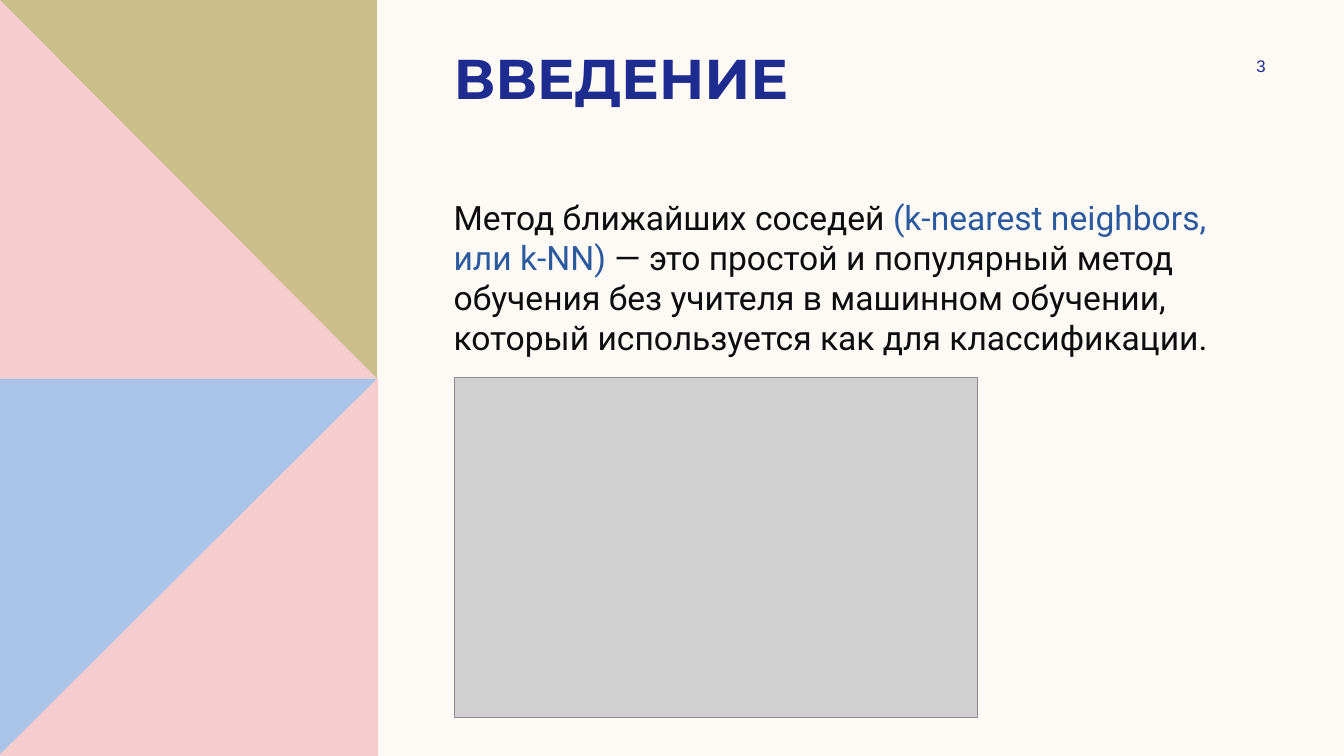
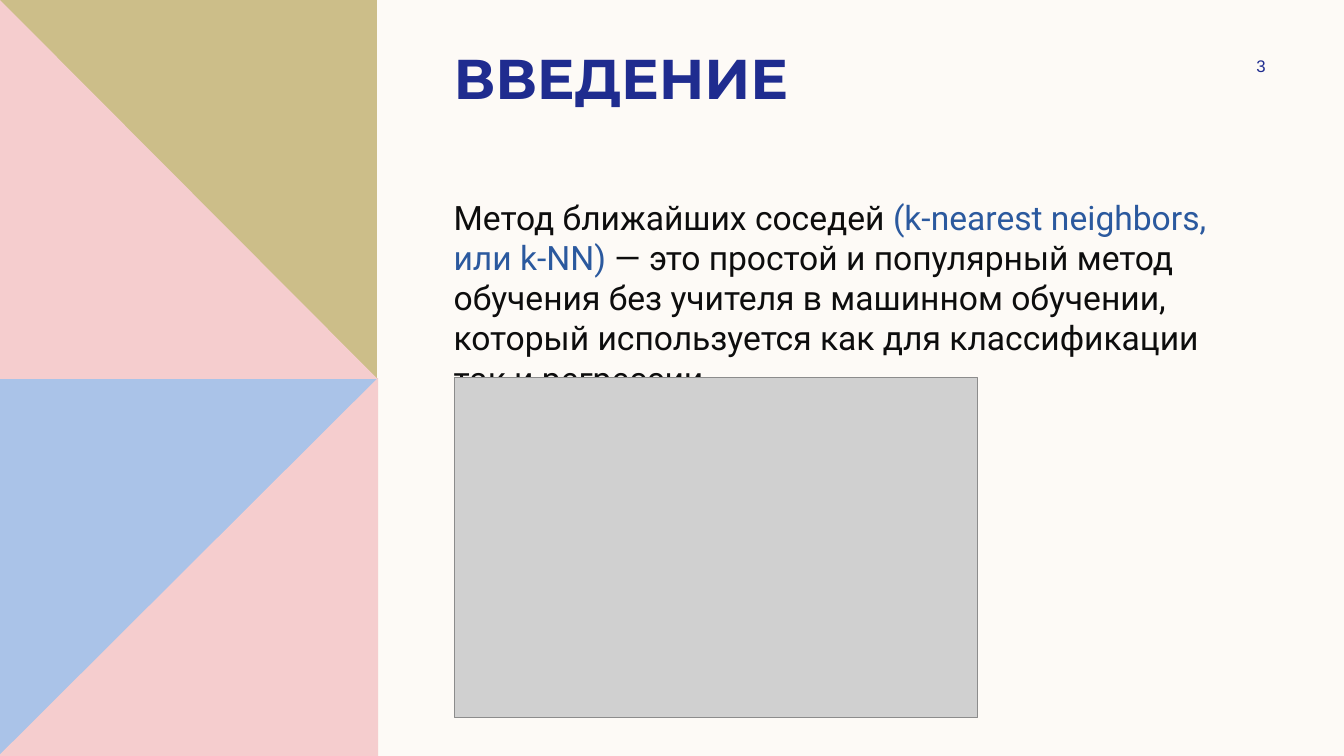
Before and after one commit to Cherpakov-Kirill/MasterML, a slide deck: slide 3 of 5.knn/k Nearest Neighbor.pptx. Drawn at 1344x756 pixels with LibreOffice and Linux fonts; fonts in the diff are those of the drawing; grey boxes stand for pictures. Boxes give left, top, right and bottom in pixels: in the first picture for what was removed or moved away, otherwise in the second. Text is boxed around its words. In the diff, an @@ line names an element or a change of style, - is before the commit and + after.

```diff
--- a/5.knn/k Nearest Neighbor.pptx
+++ b/5.knn/k Nearest Neighbor.pptx
@@ text at (454, 203, 1206, 399): text changed @@
-Метод ближайших соседей (k-nearest neighbors, или k-NN) — это простой и популярный метод обучения без учителя в машинном обучении, который используется как для классификации.
+Метод ближайших соседей (k-nearest neighbors, или k-NN) — это простой и популярный метод обучения без учителя в машинном обучении, который используется как для классификации так и регрессии.
```
Also in this commit, not shown: 1 other file.
